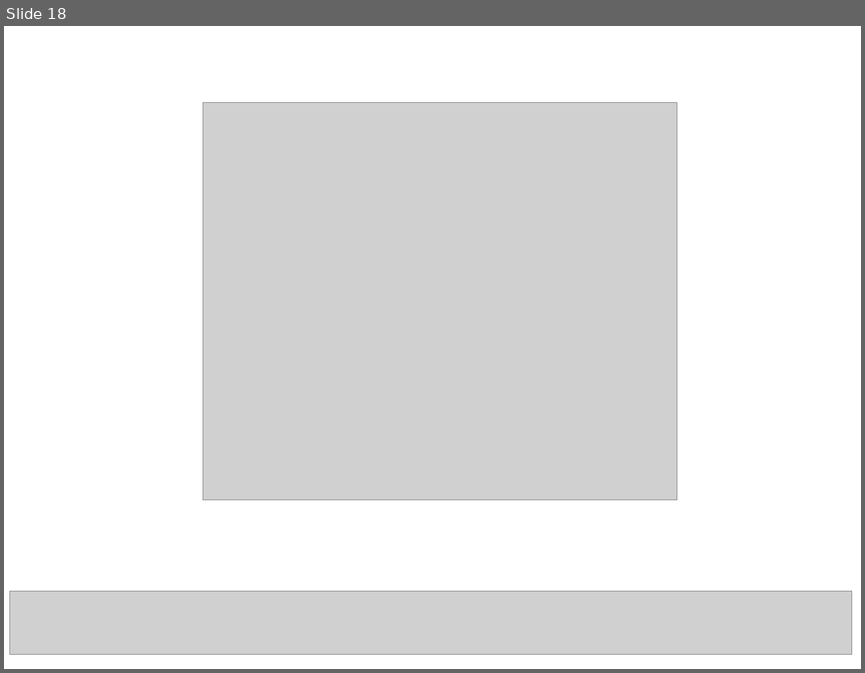
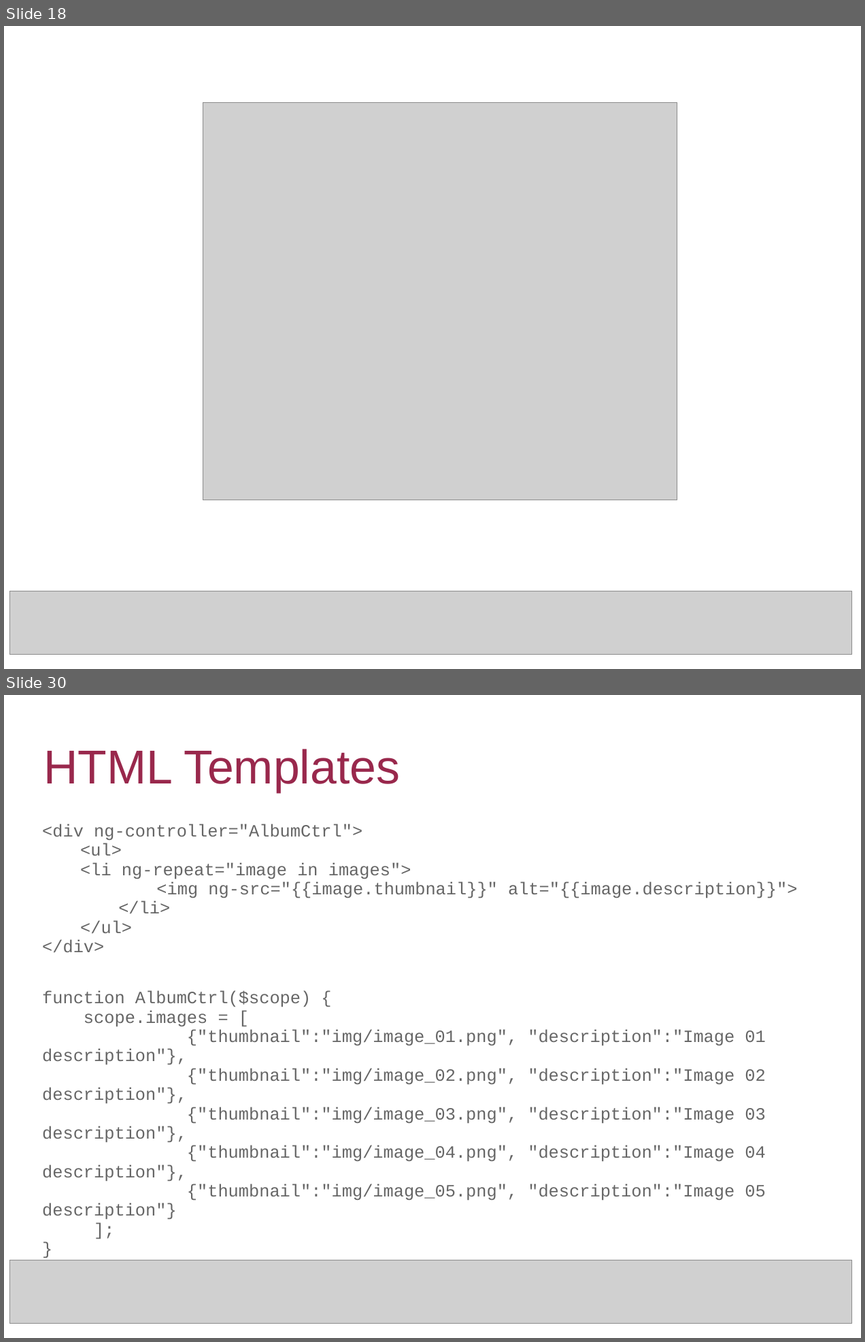
Before and after one commit to becevka/amigo, a slide deck: amigo.ppt. Shown one above the other, each under a label of ours: slide 18 before the commit, slides 18 and 30 after it; the slides between them are not shown. The pictures are 865x673 and 865x1342 pixels, drawn with LibreOffice and Linux fonts; fonts in the diff are those of the drawing; grey boxes stand for pictures. Boxes give left, top, right and bottom in pixels: in the first picture for what was removed or moved away, otherwise in the second. Text is boxed around its words. In the diff, an @@ line names an element or a change of style, - is before the commit and + after.

```diff
--- a/amigo.ppt
+++ b/amigo.ppt
@@ slide 30 added at [4, 695, 861, 1338], background #FFFFFF @@
@@ title added at [43, 749, 400, 792], 44 pt, text #99284C @@
+HTML Templates
@@ text added at [42, 824, 798, 953], 16 pt, text #666666 @@
+<div ng-controller="AlbumCtrl">
+<ul>
+<li ng-repeat="image in images">
+<img ng-src="{{image.thumbnail}}" alt="{{image.description}}">
+</li>
+</ul>
+</div>
@@ text added at [42, 991, 765, 1219], 16 pt, text #666666 @@
+function AlbumCtrl($scope) {
+scope.images = [
+{"thumbnail":"img/image_01.png", "description":"Image 01 description"},
+{"thumbnail":"img/image_02.png", "description":"Image 02 description"},
+{"thumbnail":"img/image_03.png", "description":"Image 03 description"},
+{"thumbnail":"img/image_04.png", "description":"Image 04 description"},
+{"thumbnail":"img/image_05.png", "description":"Image 05 description"}
+];
+}
@@ picture added at [10, 1259, 852, 1323] @@
```
Also in this commit, not shown: 17 slides changed, 17 other slides added, 2 other files.
